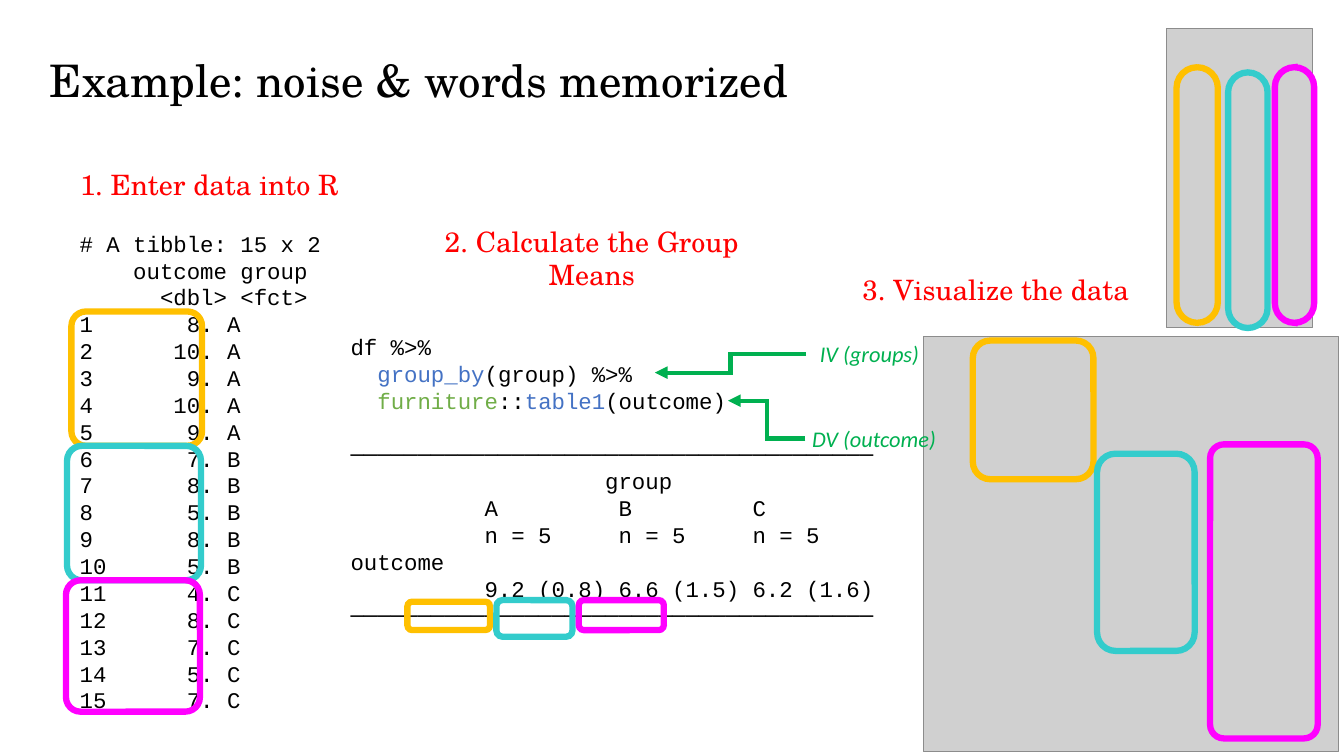
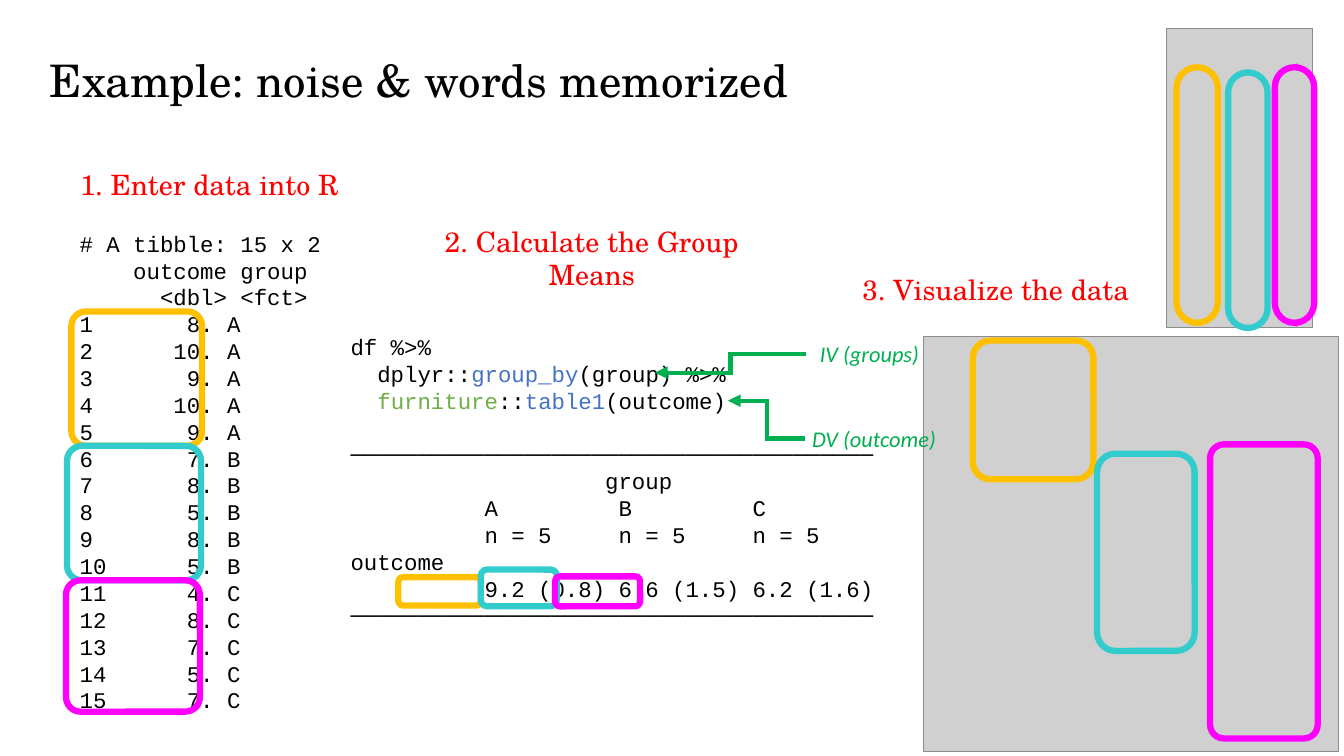
Before and after one commit to CEHS-research/PSY-6600_public, a slide deck: slide 11 of slides/ch12_oneANOVA.pptx. Drawn at 1344x756 pixels with LibreOffice and Linux fonts; fonts in the diff are those of the drawing; grey boxes stand for pictures. Boxes give left, top, right and bottom in pixels: in the first picture for what was removed or moved away, otherwise in the second. Text is boxed around its words. In the diff, an @@ line names an element or a change of style, - is before the commit and + after.

```diff
--- a/slides/ch12_oneANOVA.pptx
+++ b/slides/ch12_oneANOVA.pptx
@@ text at (x1=377, y1=366, x2=672, y2=387): text changed @@
-group_by(group) %>%
+dplyr::group_by(group) %>%
@@ rounded rectangle moved from (x1=407, y1=602, x2=490, y2=630) to (x1=398, y1=578, x2=481, y2=606) @@
@@ rounded rectangle moved from (x1=496, y1=600, x2=572, y2=636) to (x1=481, y1=570, x2=557, y2=606) @@
@@ rounded rectangle moved from (x1=579, y1=600, x2=663, y2=630) to (x1=556, y1=577, x2=640, y2=607) @@
```
Also in this commit, not shown: 9 other slides changed, 1 other file.
